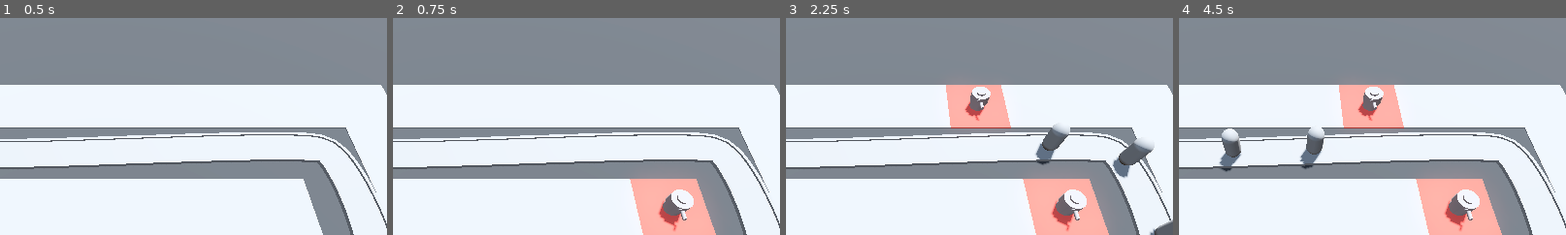
Above: before the commit, frames 1-4 (left to right).
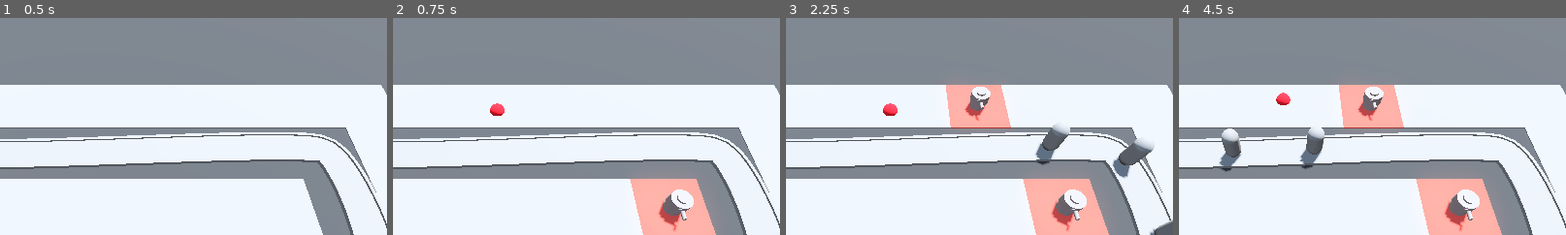
Above: after the commit, the same moments.

Repository: ozgencDev/Barbarian-Blaster
Game: Godot game, scene res://BaseLevel.tscn
Same seed, same stepped clock (60 frames per second), same inputs: the game is played once before the commit and once after it.
Inputs (mouse positions are % of the whole screen's width and height, from its top left):
- Up to frame 1 (0.5 s): no input
- Up to frame 2 (0.75 s): move the mouse to (72, 45) at 0.52 s; press the mouse at (72, 45) at 0.53 s
- Up to frame 3 (2.25 s): move the mouse to (30, 55) at 1.27 s; release the mouse at (30, 55) at 1.28 s; click (30, 55) at 1.35 s; move the mouse to (60, 28) at 2.02 s; press the mouse at (60, 28) at 2.03 s
- Up to frame 4 (4.5 s): move the mouse to (45, 70) at 2.77 s; release the mouse at (45, 70) at 2.78 s; click (45, 70) at 2.85 s; move the mouse to (80, 65) at 3.52 s; press the mouse at (80, 65) at 3.53 s; move the mouse to (20, 35) at 4.27 s; release the mouse at (20, 35) at 4.28 s; click (20, 35) at 4.35 s
The pictures show only the part of the screen within x 37-86%, y 4-53%; the shares and areas given below are measured in that part.

Frame 1 is identical in both runs. In frame 2, 0.2% of the frame differs, in the area x 25-29%, y 39-46%; in frame 3, 0.2%; in frame 4, 0.2%.

Commit message:
creates projectile script and node with ared3d col shape and mesh instance  and attach scripts with that node and this script uses physics process then in turret scripts we can create projectile programatically

Diff:
--- a/BaseLevel.tscn
+++ b/BaseLevel.tscn
@@ -103,7 +103,7 @@
 speed = 12.475
 
 [node name="Enemy3" parent="Path3D" instance=ExtResource("1_5sbch")]
-transform = Transform3D(-0.0173951, 0, -0.999828, 0, 1, 0, 0.999828, 0, -0.0173951, -11.7128, 0, 6.32651)
+transform = Transform3D(-0.0173951, 0, -0.999827, 0, 1, 0, 0.999827, 0, -0.0173951, -11.7128, 0, 6.32651)
 progress = 10.0
 speed = 12.475
 
--- /dev/null
+++ b/Turret/projectile.gd
@@ -0,0 +1,8 @@
+extends Area3D
+
+var direction := Vector3.FORWARD
+@export var speed := 30.0
+
+
+func _physics_process(delta: float) -> void:
+	position += direction * speed * delta
--- /dev/null
+++ b/Turret/projectile.tscn
@@ -0,0 +1,21 @@
+[gd_scene load_steps=5 format=3 uid="uid://q4h6ibskeq2"]
+
+[ext_resource type="Script" path="res://Turret/projectile.gd" id="1_ck68l"]
+
+[sub_resource type="StandardMaterial3D" id="StandardMaterial3D_h0jjq"]
+albedo_color = Color(1, 0.12549, 0.172549, 1)
+
+[sub_resource type="SphereMesh" id="SphereMesh_4cari"]
+material = SubResource("StandardMaterial3D_h0jjq")
+
+[sub_resource type="SphereShape3D" id="SphereShape3D_6npio"]
+
+[node name="Projectile" type="Area3D"]
+top_level = true
+script = ExtResource("1_ck68l")
+
+[node name="MeshInstance3D" type="MeshInstance3D" parent="."]
+mesh = SubResource("SphereMesh_4cari")
+
+[node name="CollisionShape3D" type="CollisionShape3D" parent="."]
+shape = SubResource("SphereShape3D_6npio")
--- /dev/null
+++ b/Turret/turret.gd
@@ -0,0 +1,7 @@
+extends Node3D
+@export var projectile: PackedScene
+
+# Called when the node enters the scene tree for the first time.
+func _ready() -> void:
+	var shot = projectile.instantiate()
+	add_child(shot)
--- a/Turret/turret.tscn
+++ b/Turret/turret.tscn
@@ -1,4 +1,7 @@
-[gd_scene load_steps=6 format=3 uid="uid://cg88xsx60tj8s"]
+[gd_scene load_steps=8 format=3 uid="uid://cg88xsx60tj8s"]
+
+[ext_resource type="Script" path="res://Turret/turret.gd" id="1_16l0p"]
+[ext_resource type="PackedScene" uid="uid://q4h6ibskeq2" path="res://Turret/projectile.tscn" id="1_g88a7"]
 
 [sub_resource type="CylinderMesh" id="CylinderMesh_ki0qd"]
 height = 1.0
@@ -24,6 +27,8 @@
 height = 0.1
 
 [node name="Turret" type="Node3D"]
+script = ExtResource("1_16l0p")
+projectile = ExtResource("1_g88a7")
 
 [node name="TurretBase" type="MeshInstance3D" parent="."]
 transform = Transform3D(1, 0, 0, 0, 1, 0, 0, 0, 1, 0, 0.5, 0)
